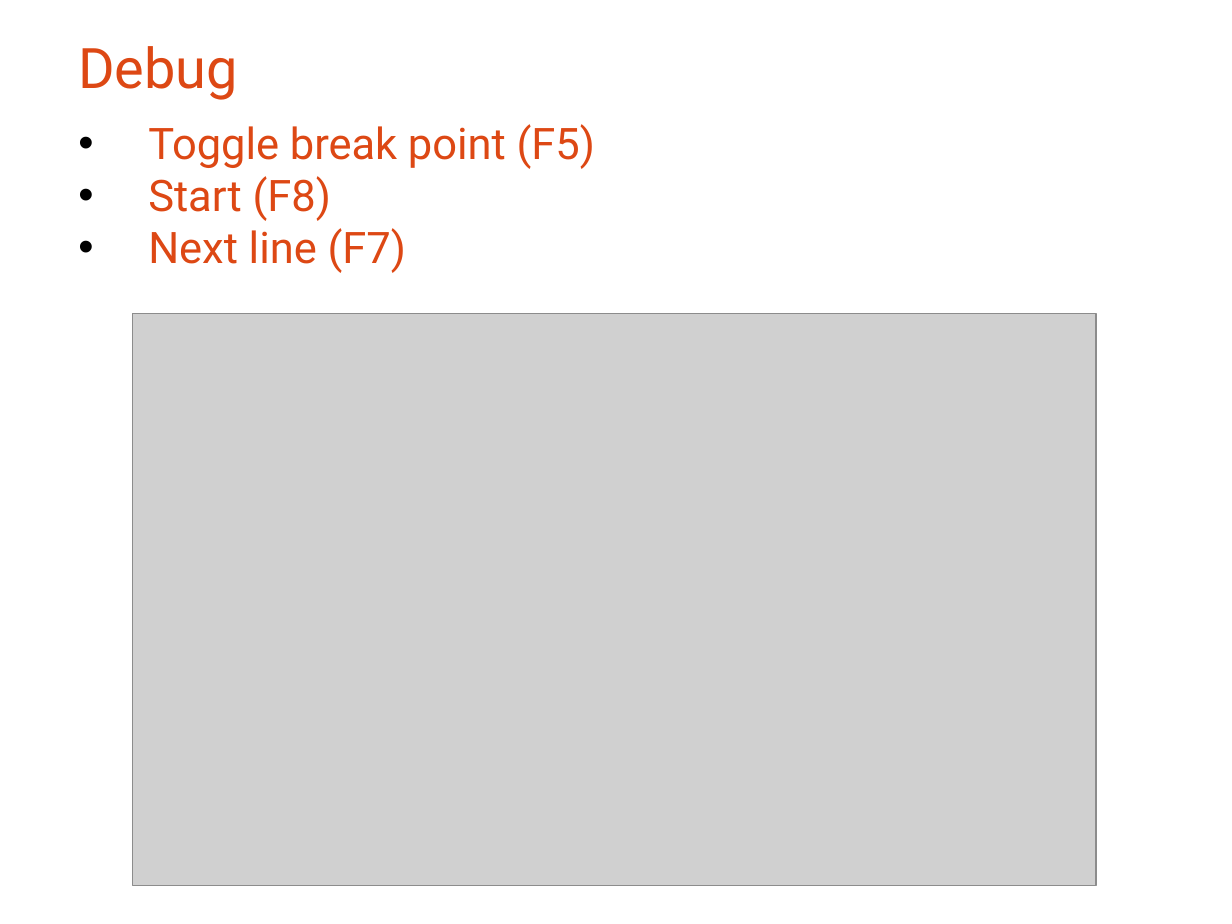
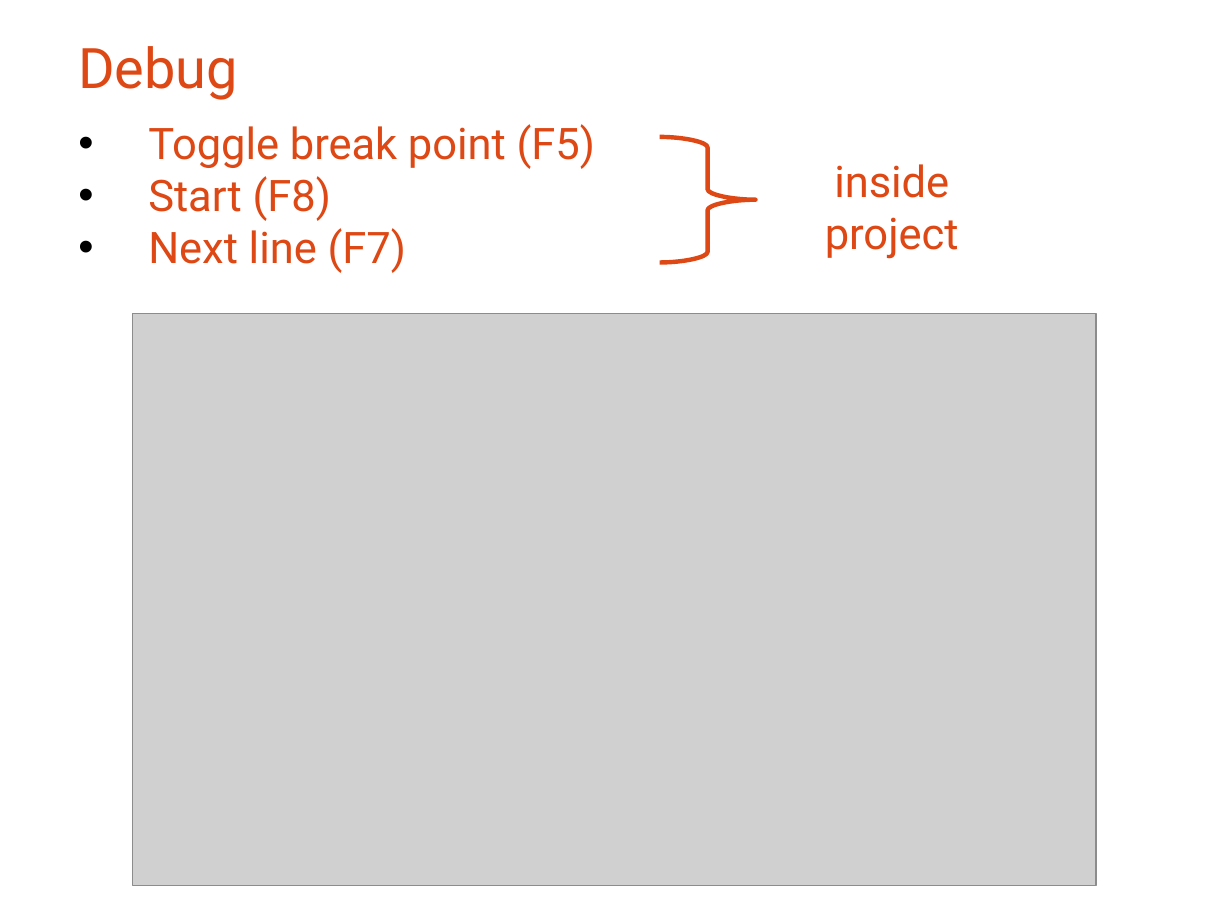
Before and after one commit to bagustris/prokom-tf, a slide deck: slide 27 of prokom1.odp (slide 25 before the commit). Drawn at 1232x924 pixels with LibreOffice and Linux fonts; fonts in the diff are those of the drawing; grey boxes stand for pictures. Boxes give left, top, right and bottom in pixels: in the first picture for what was removed or moved away, otherwise in the second. Text is boxed around its words. In the diff, an @@ line names an element or a change of style, - is before the commit and + after.

```diff
--- a/prokom1.odp
+++ b/prokom1.odp
@@ freeform shape added at (660, 138, 756, 263), outline #DD4814 2.83 pt @@
@@ text added at (825, 164, 959, 259), 28 pt, text #DD4814 @@
+inside project
```
Also in this commit, not shown: 1 other slide changed, 3 slides added, 1 slide removed, 41 other files.
